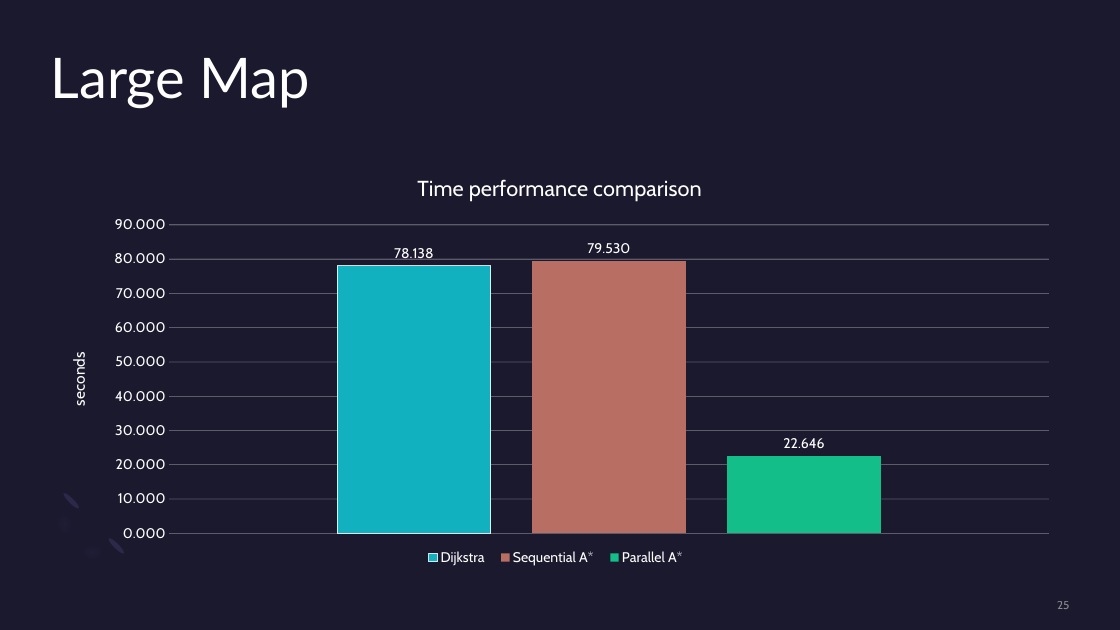
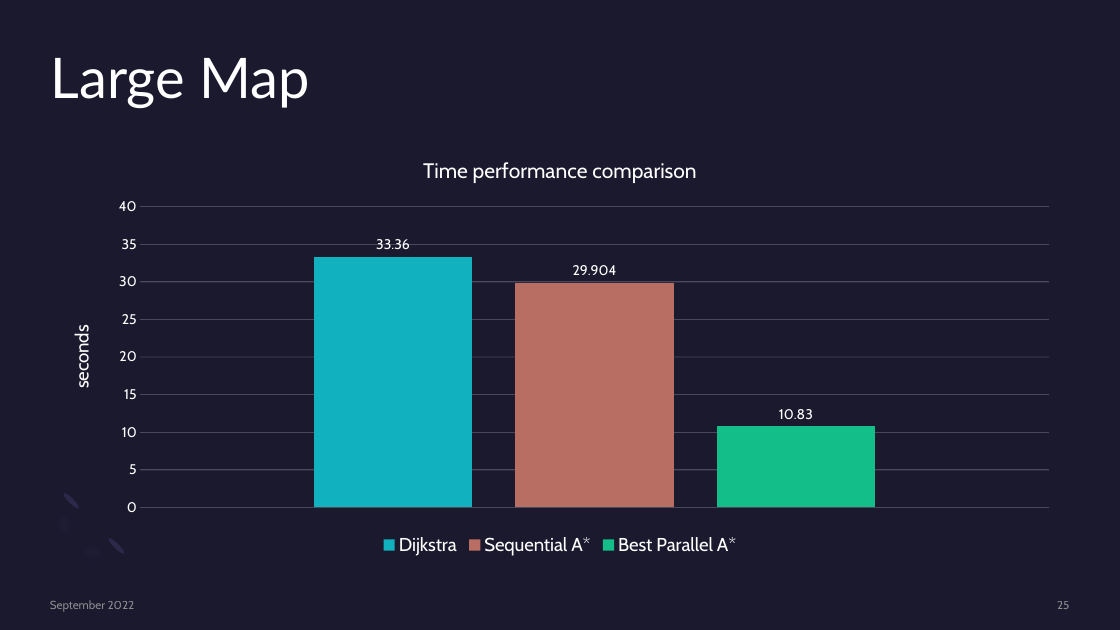
Before and after one commit to Salvo-kun/a-star, a slide deck: slide 25 of presentation/astar_slides.pptx. Drawn at 1120x630 pixels with LibreOffice and Linux fonts; fonts in the diff are those of the drawing. Boxes give left, top, right and bottom in pixels: in the first picture for what was removed or moved away, otherwise in the second. Text is boxed around its words. In the diff, an @@ line names an element or a change of style, - is before the commit and + after.

```diff
--- a/presentation/astar_slides.pptx
+++ b/presentation/astar_slides.pptx
@@ column chart at (x1=50, y1=139, x2=1070, y2=560) @@
@@ Dijkstra, 1: 78.138 to 33.36 @@
@@ data labels of Dijkstra changed @@
@@ Sequential A*, 1: 79.53 to 29.904 @@
@@ data labels of Sequential A* changed @@
-Parallel A*: 22.646
+Best Parallel A*: 10.83
@@ data labels of Best Parallel A* changed @@
@@ legend changed @@
@@ value axis changed @@
@@ column chart moved from (x1=50, y1=156, x2=1070, y2=580) to (x1=50, y1=139, x2=1070, y2=560) @@
@@ text added at (x1=50, y1=600, x2=135, y2=612), 10 pt, text #A6A6A6 at 80% opacity @@
+September 2022
```
Also in this commit, not shown: 24 other slides changed, 6 slides added, 5 slides removed, 3 other files.
